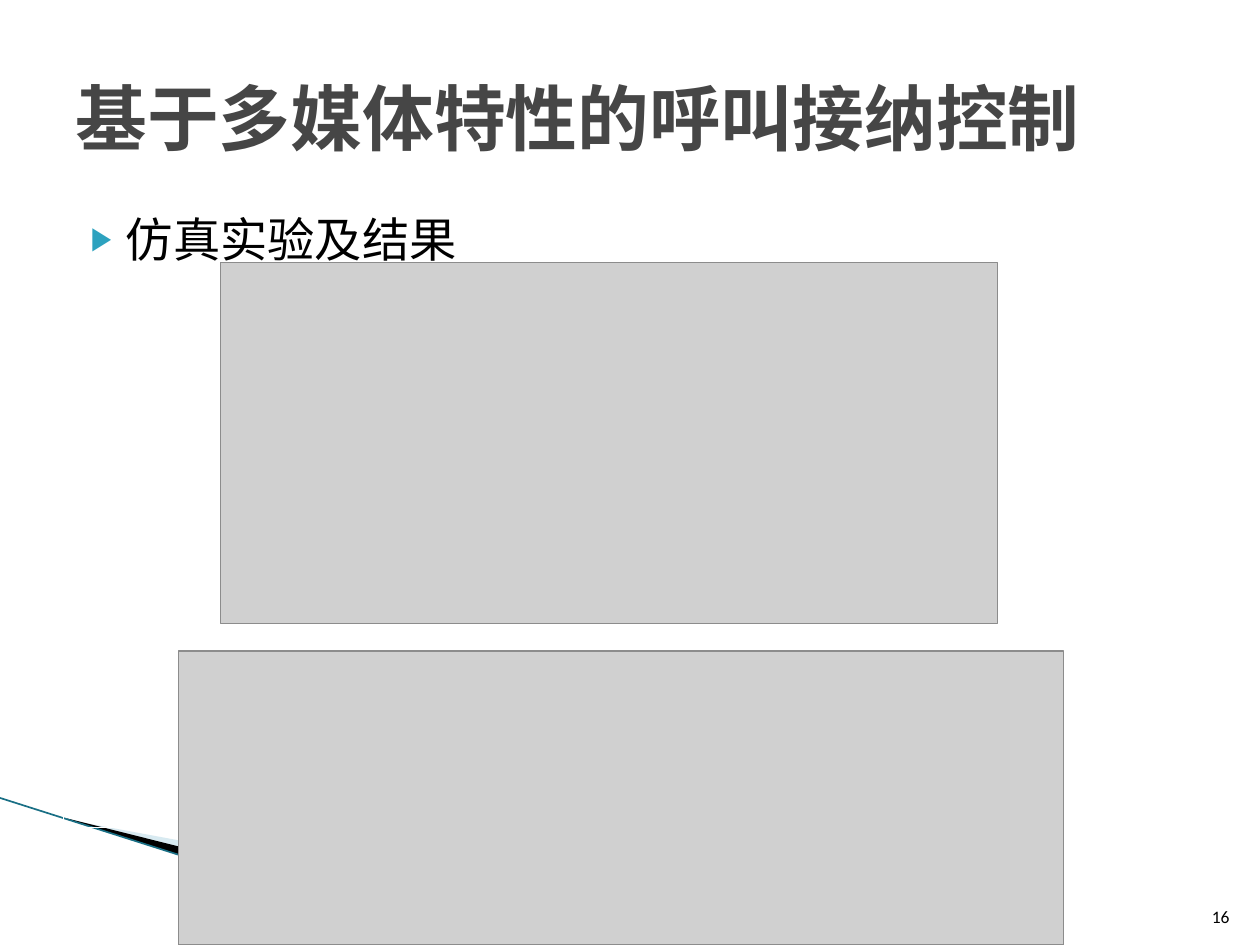
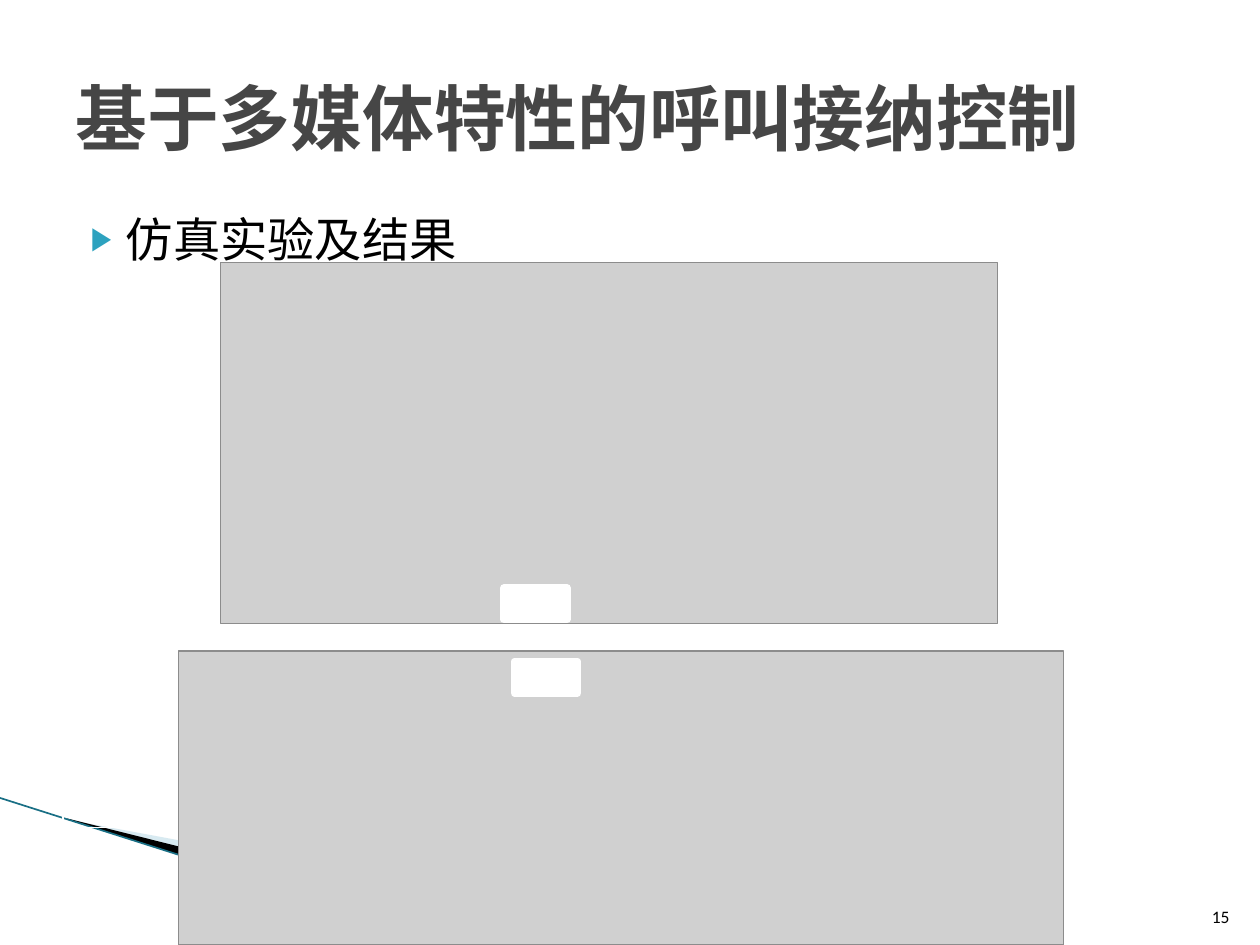
Before and after one commit to ZhiweiYAN/yzw_thesis, a slide deck: slide 15 of defense_phd.pptx (slide 16 before the commit). Drawn at 1260x945 pixels with LibreOffice and Linux fonts; fonts in the diff are those of the drawing; grey boxes stand for pictures; background and template pictures are left out. Boxes give left, top, right and bottom in pixels: in the first picture for what was removed or moved away, otherwise in the second. Text is boxed around its words. In the diff, an @@ line names an element or a change of style, - is before the commit and + after.

```diff
--- a/defense_phd.pptx
+++ b/defense_phd.pptx
@@ rectangle added at [504, 588, 567, 620], fill #FFFFFF, outline #FFFFFF 4.33 pt @@
@@ rectangle added at [514, 662, 577, 693], fill #FFFFFF, outline #FFFFFF 4.33 pt @@
@@ page number at [1212, 911, 1230, 923]: text changed @@
-16
+15
```
Also in this commit, not shown: 14 other slides changed, 2 other files.
